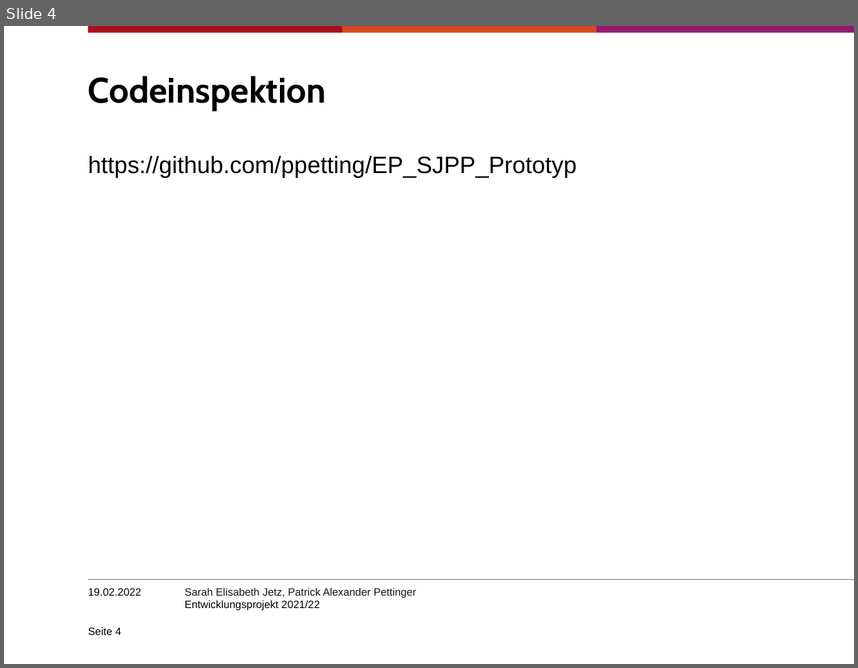
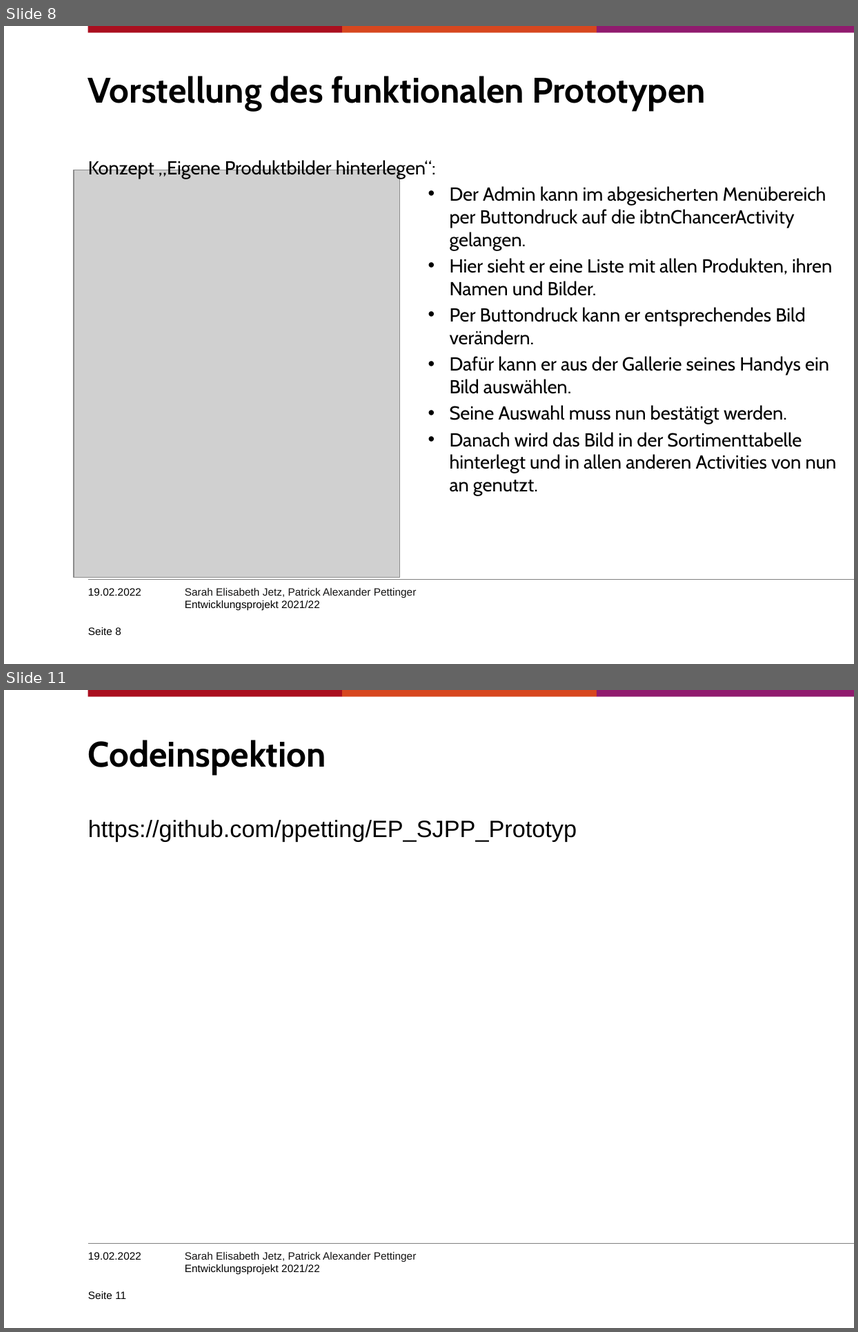
Before and after one commit to SJetz/EPWS2122JetzPettinger, a slide deck: Artefakte/Audit 4/Entwicklungsprojekt202122_PettingerJetz.pptx. Shown one above the other, each under a label of ours: slide 4 before the commit, slides 8 and 11 after it; the slides between them are not shown. The pictures are 858x668 and 858x1332 pixels, drawn with LibreOffice and Linux fonts; fonts in the diff are those of the drawing; grey boxes stand for pictures; background and template pictures are left out. Boxes give left, top, right and bottom in pixels: in the first picture for what was removed or moved away, otherwise in the second. Text is boxed around its words. In the diff, an @@ line names an element or a change of style, - is before the commit and + after.

```diff
--- a/Artefakte/Audit 4/Entwicklungsprojekt202122_PettingerJetz.pptx
+++ b/Artefakte/Audit 4/Entwicklungsprojekt202122_PettingerJetz.pptx
@@ slide 8 added at [4, 26, 854, 664], background #FFFFFF; not listed: 5 template elements that a slide beside it also shows @@
@@ title added at [88, 76, 706, 110], 30 pt, text #000000, bold @@
+Vorstellung des funktionalen Prototypen
@@ picture added at [74, 170, 399, 578] @@
@@ text added at [88, 158, 837, 495], 16 pt, text #000000 @@
+Konzept „Eigene Produktbilder hinterlegen“:
+                • Der Admin kann im abgesicherten Menübereich per Buttondruck auf die ibtnChancerActivity gelangen.
+                • Hier sieht er eine Liste mit allen Produkten, ihren Namen und Bilder.
+                • Per Buttondruck kann er entsprechendes Bild verändern.
+                • Dafür kann er aus der Gallerie seines Handys ein Bild auswählen.
+                • Seine Auswahl muss nun bestätigt werden.
+                • Danach wird das Bild in der Sortimenttabelle hinterlegt und in allen anderen Activities von nun an genutzt.
@@ text added at [88, 588, 141, 595], 9 pt, text #000000 @@
+19.02.2022
@@ page number added at [88, 626, 121, 635], 9 pt, text #000000 @@
+Seite 8
@@ what was slide 4 is now slide 11 @@
@@ page number at [88, 1290, 126, 1299]: text changed @@
-Seite 4
+Seite 11
```
Also in this commit, not shown: 2 slides changed, 6 other slides added.
